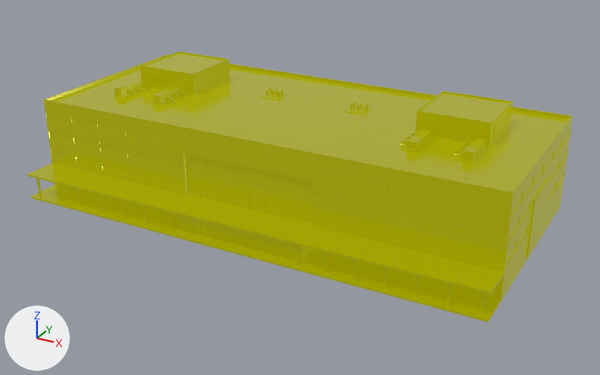
The glTF model public/models/airport-terminal.glb, before and after one commit.
Before and after are seen from a 50 mm lens placed at (54.9, -99.9, 50.4), pointed at (2.0, -3.9, 2.4). The lights are fixed; the arrows at lower left show +X, +Y and +Z. Where no turn or scale is listed for an object, it has been applied to the vertices.

Objects in the first picture: 'airport-terminal'.
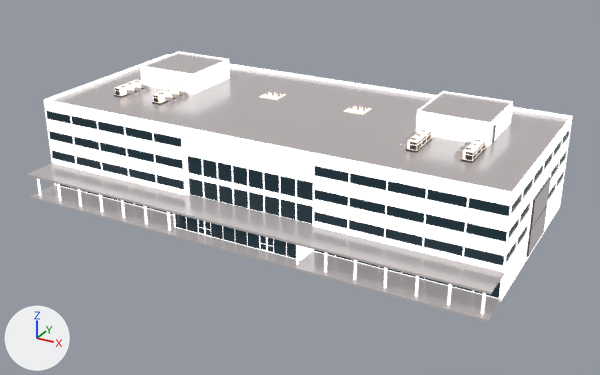
Boxes [x1, y1, x2, y2] around the edits, measured in the pictures (600 x 375 px):
'airport-terminal', recoloured (yellow to white)
    both: [27, 51, 573, 322]

Diff of the bpy script that builds the scene:
```diff
--- a/public/models/airport-terminal.glb.py
+++ b/public/models/airport-terminal.glb.py
@@ img_base @@
+img_base = load_image('base', '_unpacked/base', 1024, 1024, 'sRGB')
@@ mat_lowpoly_colors_001 @@
+mat_lowpoly_colors_001 = bpy.data.materials.new('LOWPOLY-COLORS.001')
+# uses the picture img_base
@@ me_airport_terminal @@
 me_airport_terminal.from_pydata(...)  # 3255 vertices, 6066 faces; spans x -35.2..35.2, y -20.0..15.0, z -1.0..15.7
-me_airport_terminal.materials.append(mat_lowpoly_colors)
+me_airport_terminal.materials.append(mat_lowpoly_colors_001)
```
